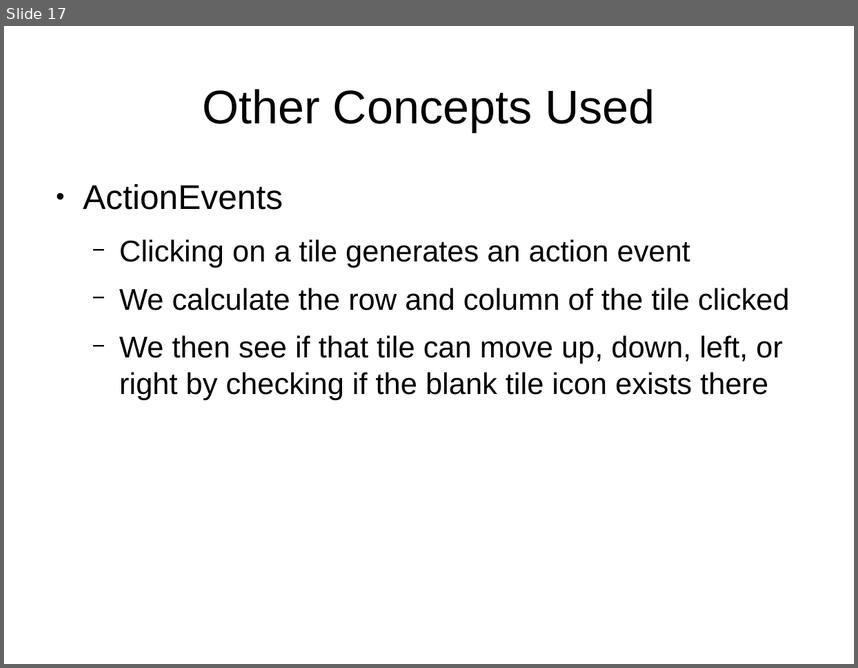
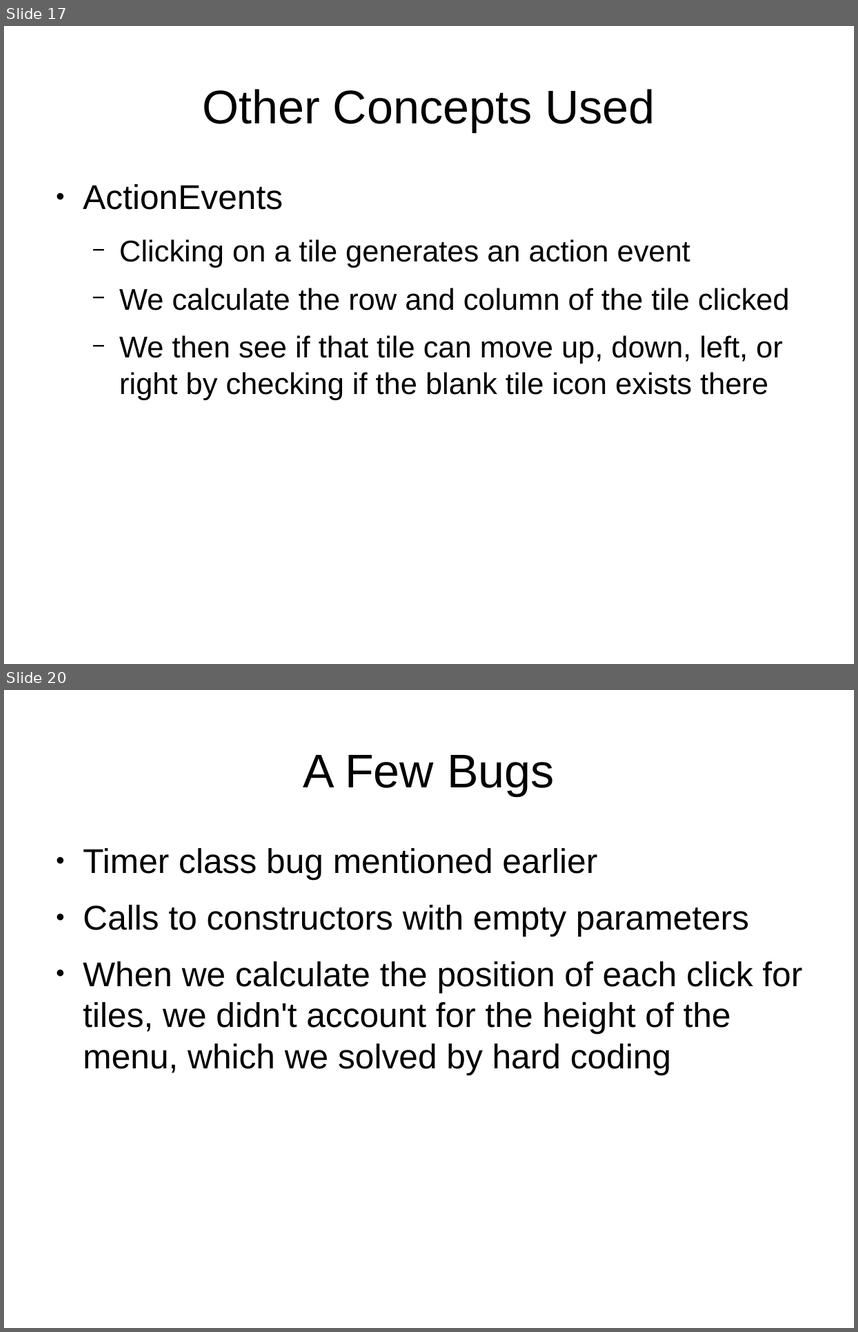
Before and after one commit to StephenKairos/CS151_Projects-HW, a slide deck: Group Project/Presentation.odp. Shown one above the other, each under a label of ours: slide 17 before the commit, slides 17 and 20 after it; the slides between them are not shown. The pictures are 858x668 and 858x1332 pixels, drawn with LibreOffice and Linux fonts; fonts in the diff are those of the drawing. Boxes give left, top, right and bottom in pixels: in the first picture for what was removed or moved away, otherwise in the second. Text is boxed around its words. In the diff, an @@ line names an element or a change of style, - is before the commit and + after.

```diff
--- a/Group Project/Presentation.odp
+++ b/Group Project/Presentation.odp
@@ slide 20 added at (4,690,854,1328), background #FFFFFF @@
@@ title added at (303,755,555,796), 44 pt, text #000000 @@
+A Few Bugs
@@ text added at (83,848,802,1074), 32 pt, text #000000 @@
+● Timer class bug mentioned earlier
+● Calls to constructors with empty parameters
+● When we calculate the position of each click for tiles, we didn't account for the height of the menu, which we solved by hard coding
```
Also in this commit, not shown: 3 slides changed, 1 other slide added.
